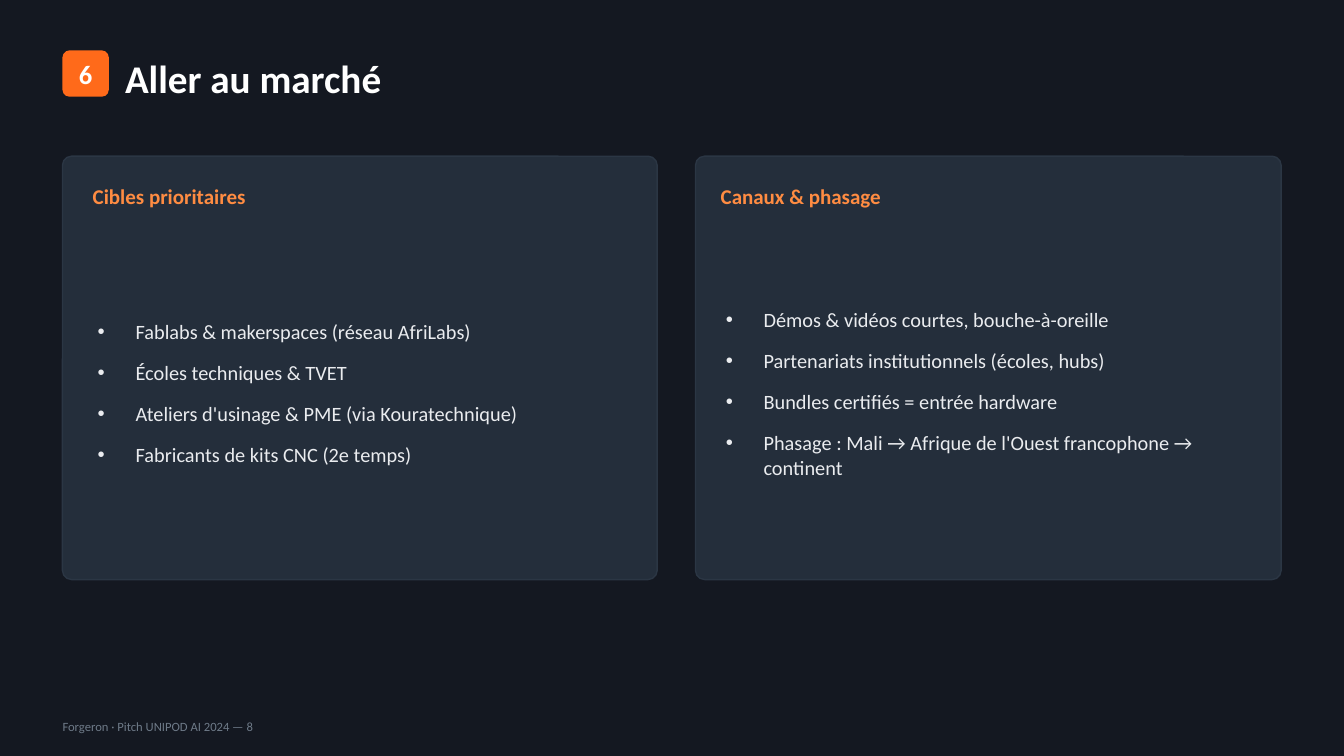
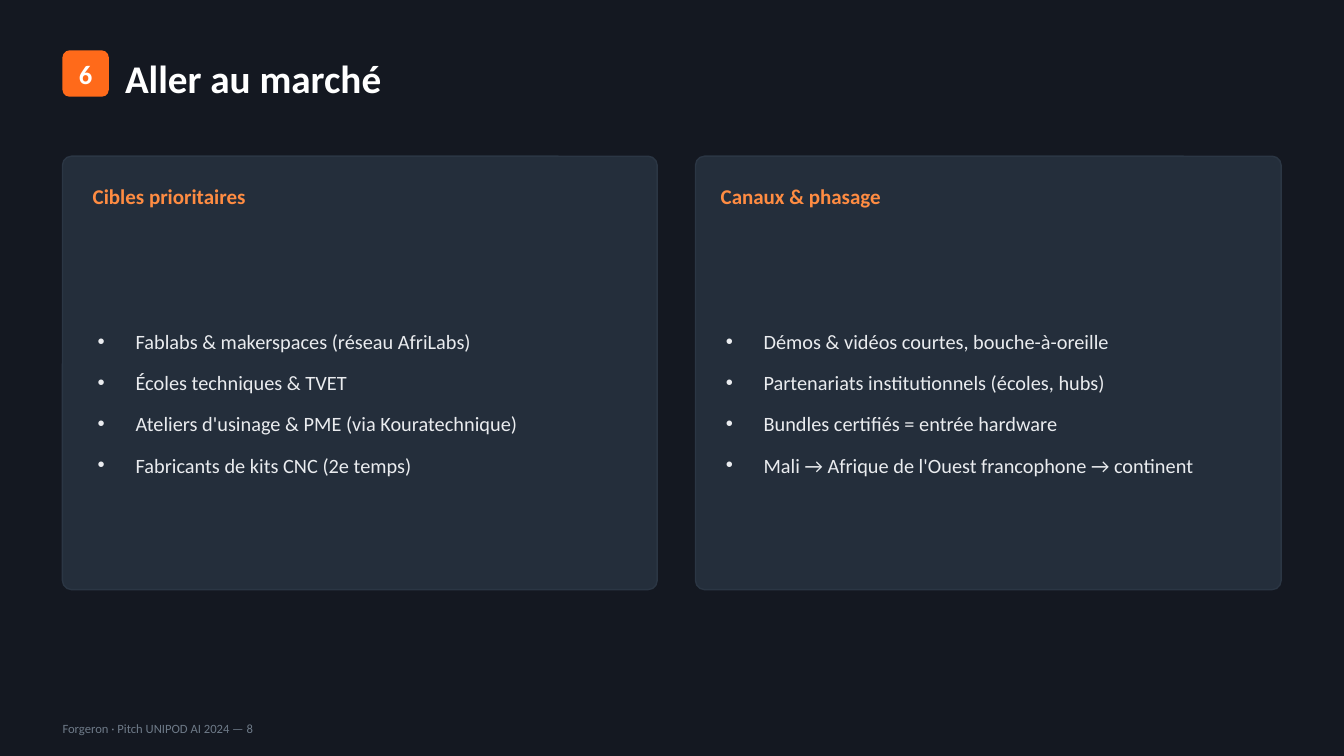
Before and after one commit to professeurp2/forgeron, a slide deck: slide 8 of scratch/Forgeron_Pitch_Deck.pptx. Drawn at 1344x756 pixels with LibreOffice and Linux fonts; fonts in the diff are those of the drawing. Boxes give left, top, right and bottom in pixels: in the first picture for what was removed or moved away, otherwise in the second. Text is boxed around its words. In the diff, an @@ line names an element or a change of style, - is before the commit and + after.

```diff
--- a/scratch/Forgeron_Pitch_Deck.pptx
+++ b/scratch/Forgeron_Pitch_Deck.pptx
@@ rounded rectangle: place and size @@
-rounded rectangle at box(63, 156, 657, 580)
+rounded rectangle at box(63, 156, 657, 590)
@@ rounded rectangle: place and size @@
-rounded rectangle at box(696, 156, 1281, 580)
+rounded rectangle at box(696, 156, 1281, 590)
@@ text "Fablabs & makerspaces (réseau AfriLabs)": place and size @@
-text "Fablabs & makerspaces (réseau AfriLabs)" at box(136, 324, 517, 466)
+text "Fablabs & makerspaces (réseau AfriLabs)" at box(136, 334, 517, 477)
@@ text at box(764, 459, 1193, 477): text changed @@
-• Phasage : Mali → Afrique de l'Ouest francophone → continent
+• Mali → Afrique de l'Ouest francophone → continent
```
Also in this commit, not shown: 7 other slides changed, 2 slides added, 1 slide removed, 1 other file.
